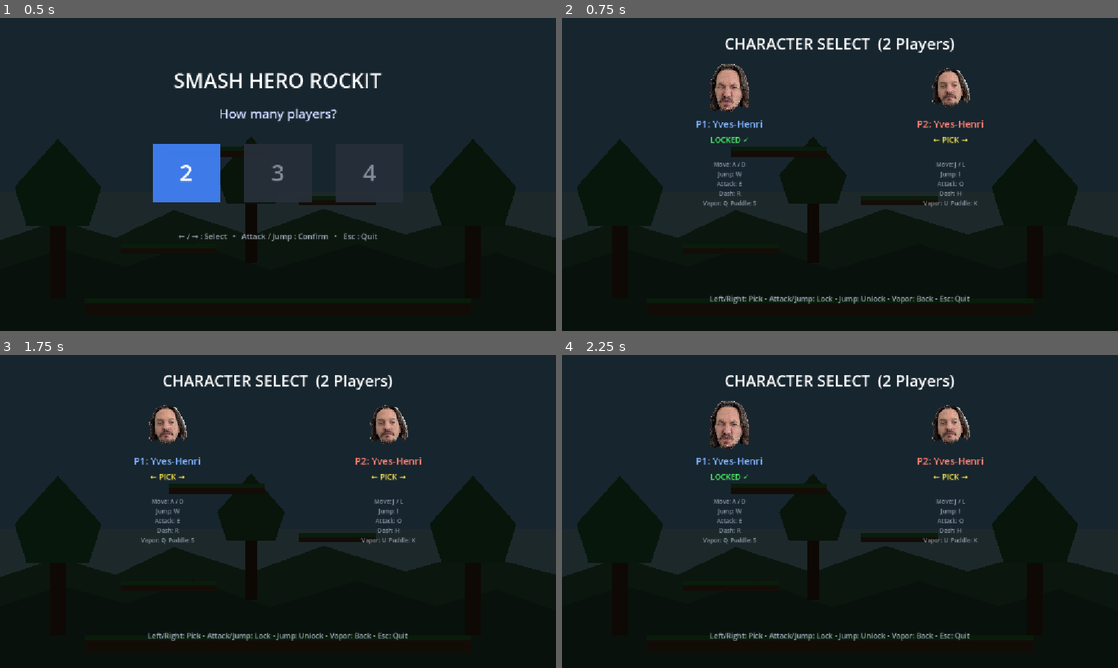
Above: before the commit, frames 1-4 (two rows, left to right).
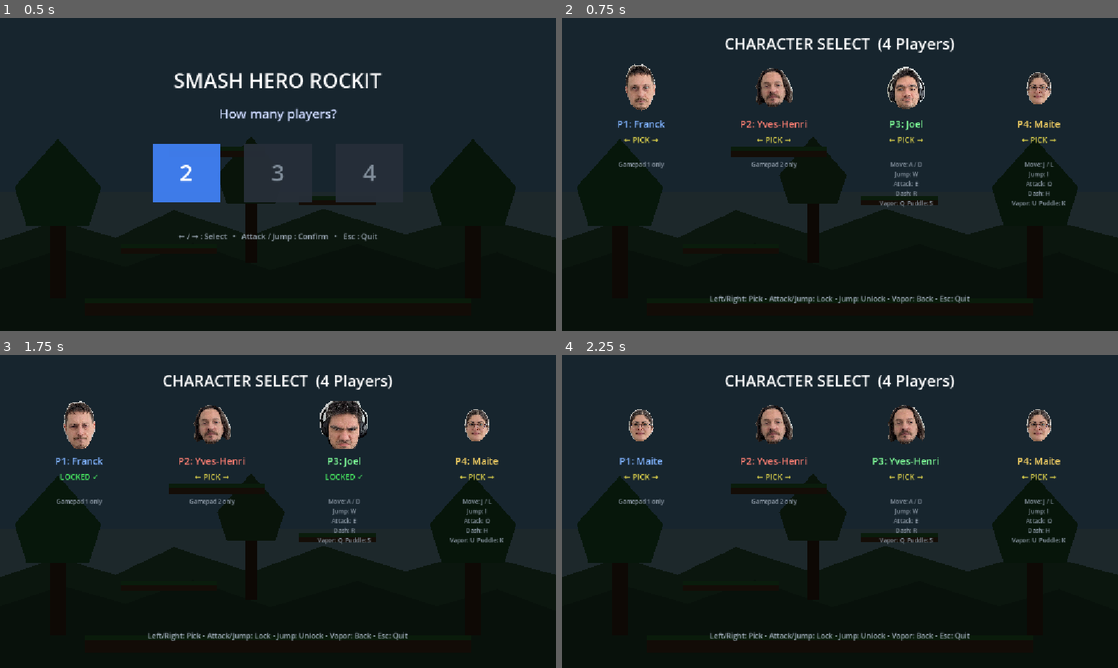
Above: after the commit, the same moments.

Repository: yhovart/smash-hero-rockit
Game: Godot game, scene res://main.tscn
Two runs of this game, one before a commit and one after it. Both use one fixed random seed, a clock stepped at 60 frames per second and the inputs below.
Inputs:
- Up to frame 1 (0.5 s): no input
- Up to frame 2 (0.75 s): tap Enter at 0.5 s; hold D (p1_right) from 0.53 s (still down); tap E (p1_attack) at 0.6 s
- Up to frame 3 (1.75 s): keep holding D (p1_right); tap W (p1_jump) at 0.77, 1.07, 1.52 s; tap R (p1_dash) at 0.8, 1.35 s; tap S (p1_puddle) at 1.55 s
- Up to frame 4 (2.25 s): tap W (p1_jump) at 1.82 s; release D (p1_right) at 2.03 s; hold A (p1_left) from 2.03 s (still down); tap S (p1_puddle) at 2.1 s

Frame 1 is identical in both runs. In frame 2, 5.9% of the frame differs, in the area x 10-91%, y 6-61%; in frame 3, 6.0%; in frame 4, 5.6%.

Commit message:
stage fixes

Diff:
--- a/main.gd
+++ b/main.gd
@@ -48,6 +48,9 @@
 	Color(0.62, 0.50, 0.34, 1),
 	Color(0.50, 0.20, 0.05, 1),
 ]
+const ARENA_FLOOR_HALF_WIDTHS: Array[float] = [400.0, 350.0, 300.0]
+const FLOOR_CENTER_X := 576.0
+const FLOOR_Y := 600.0
 const RESULT_MIN_DISPLAY := 2.0
 const PLAYER_MAX_STOCKS := 3
 const SFX_CHEVRE_PATH := "res://assets/sounds/chevre.mp3"
@@ -55,11 +58,7 @@
 const SFX_FINISH_HIM_PATH := "res://assets/sounds/finish-him.mp3"
 const SFX_VICTORY_PATH := "res://assets/sounds/victoryff.swf.mp3"
 const SFX_JUMP_PATH := "res://assets/sounds/jump.mp3"
-const SPAWN_POSITIONS: Dictionary = {
-	2: [Vector2(300, 500), Vector2(850, 500)],
-	3: [Vector2(200, 500), Vector2(576, 500), Vector2(950, 500)],
-	4: [Vector2(150, 500), Vector2(434, 500), Vector2(718, 500), Vector2(1000, 500)],
-}
+const SPAWN_Y := 500.0
 const VIEWPORT_W := 1152.0
 const VIEWPORT_H := 648.0
 const P1_ACTIONS: Array[String] = ["p1_left", "p1_right", "p1_jump", "p1_attack", "p1_vapor", "p1_puddle", "p1_dash"]
@@ -68,11 +67,15 @@
 const P4_ACTIONS: Array[String] = ["p4_left", "p4_right", "p4_jump", "p4_attack", "p4_vapor", "p4_puddle", "p4_dash"]
 const ALL_ACTION_SETS: Array = [P1_ACTIONS, P2_ACTIONS, P3_ACTIONS, P4_ACTIONS]
 
-const PLAYER_CONTROLS_TEXT: Array[String] = [
+const CONTROLS_2P: Array[String] = [
 	"Move: A / D\nJump: W\nAttack: E\nDash: R\nVapor: Q  Puddle: S",
 	"Move: J / L\nJump: I\nAttack: O\nDash: H\nVapor: U  Puddle: K",
-	"Move: Num4 / Num6\nJump: Num8\nAttack: Num5\nDash: Num9\nVapor: Num7  Puddle: Num2",
-	"Gamepad only\n(Device 4)",
+]
+const CONTROLS_MULTI: Array[String] = [
+	"Gamepad 1 only",
+	"Gamepad 2 only",
+	"Move: A / D\nJump: W\nAttack: E\nDash: R\nVapor: Q  Puddle: S",
+	"Move: J / L\nJump: I\nAttack: O\nDash: H\nVapor: U  Puddle: K",
 ]
 
 # ─── Enums / State ─────────────────────────────────────────────────────────────
@@ -116,6 +119,8 @@
 @onready var platform_1_visual: ColorRect = $Platform1/ColorRect
 @onready var platform_2_visual: ColorRect = $Platform2/ColorRect
 @onready var platform_3_visual: ColorRect = $Platform3/ColorRect
+@onready var floor_body: StaticBody2D = $Floor
+@onready var floor_shape: CollisionShape2D = $Floor/CollisionShape2D
 @onready var floor_visual: ColorRect = $Floor/ColorRect
 @onready var floor_moss: ColorRect = $Floor/Moss
 @onready var platform_1_moss: ColorRect = $Platform1/Moss
@@ -231,20 +236,21 @@
 			var action_name := "%s_%s" % [prefix, suffix]
 			if not InputMap.has_action(action_name):
 				InputMap.add_action(action_name, 0.2)
-	# P3 keyboard: numpad
-	_bind_key_to_action("p3_left", KEY_KP_4)
-	_bind_key_to_action("p3_right", KEY_KP_6)
-	_bind_key_to_action("p3_jump", KEY_KP_8)
-	_bind_key_to_action("p3_attack", KEY_KP_5)
-	_bind_key_to_action("p3_vapor", KEY_KP_7)
-	_bind_key_to_action("p3_puddle", KEY_KP_2)
-	_bind_key_to_action("p3_dash", KEY_KP_9)
-	# P4: no keyboard by default (gamepad only)
+	# P3 starts with P1's default keys (A/D/W/E/Q/S/R)
+	var p1_keys := P1_DEFAULT_KEYS.values()
+	var p3_actions_list := P3_ACTIONS
+	for i in p3_actions_list.size():
+		_bind_key_to_action(p3_actions_list[i], p1_keys[i])
+	# P4 starts with P2's default keys (J/L/I/O/U/K/H)
+	var p2_keys := P2_DEFAULT_KEYS.values()
+	var p4_actions_list := P4_ACTIONS
+	for i in p4_actions_list.size():
+		_bind_key_to_action(p4_actions_list[i], p2_keys[i])
 
 
 func _bind_key_to_action(action: String, keycode: Key) -> void:
 	var ev := InputEventKey.new()
-	ev.keycode = keycode
+	ev.physical_keycode = keycode
 	InputMap.action_add_event(action, ev)
 
 
@@ -492,7 +498,10 @@
 			_char_status_labels[i].add_theme_color_override("font_color", Color(0.9, 0.85, 0.3))
 
 		_char_face_rects[i].texture = _get_menu_character_texture(idx, "attack" if char_locked[i] else "face")
-		_char_control_labels[i].text = PLAYER_CONTROLS_TEXT[i]
+		if num_players <= 2:
+			_char_control_labels[i].text = CONTROLS_2P[i] if i < CONTROLS_2P.size() else ""
+		else:
+			_char_control_labels[i].text = CONTROLS_MULTI[i] if i < CONTROLS_MULTI.size() else ""
 
 	_char_hint.text = "Left/Right: Pick • Attack/Jump: Lock • Jump: Unlock • Vapor: Back • Esc: Quit"
 
@@ -664,11 +673,12 @@
 		plat.color = ARENA_PLAT_COLORS[arena_idx]
 		_arena_layer.add_child(plat)
 
-	# Floor
+	# Floor (per-arena width)
+	var fhw: float = ARENA_FLOOR_HALF_WIDTHS[arena_idx]
 	var floor_rect := ColorRect.new()
-	floor_rect.offset_left = cx + (576 - 400) * scale_x
+	floor_rect.offset_left = cx + (FLOOR_CENTER_X - fhw) * scale_x
 	floor_rect.offset_top = cy + 584.0 * scale_y
-	floor_rect.offset_right = cx + (576 + 400) * scale_x
+	floor_rect.offset_right = cx + (FLOOR_CENTER_X + fhw) * scale_x
 	floor_rect.offset_bottom = cy + 616.0 * scale_y
 	floor_rect.color = ARENA_FLOOR_COLORS[arena_idx]
 	_arena_layer.add_child(floor_rect)
@@ -756,6 +766,7 @@
 	menu_phase = MenuPhase.NONE
 	hud.visible = true
 	hud.configure_for_players(num_players)
+	_apply_keyboard_layout_for_player_count()
 
 	# Reset stocks tracking
 	for i in 4:
@@ -763,7 +774,7 @@
 		eliminated_players[i] = false
 
 	# Set spawn positions
-	var spawns: Array = SPAWN_POSITIONS[num_players]
+	var spawns := _compute_spawn_positions(num_players, selected_arena_index)
 	for i in num_players:
 		all_players[i].spawn_position = spawns[i]
 
@@ -935,6 +946,7 @@
 	end_screen.visible = false
 	_set_gameplay_enabled(false)
 	hud.visible = false
+	_restore_default_keyboard_layout()
 	_show_phase(MenuPhase.PLAYER_COUNT)
 
 
@@ -978,6 +990,7 @@
 	_set_platform_enabled(platform_2, platform_2_shape, platform_2_visual, true)
 	_set_platform_enabled(platform_3, platform_3_shape, platform_3_visual, true)
 
+	_resize_floor(ARENA_FLOOR_HALF_WIDTHS[arena_index])
 	_swap_background(arena_index)
 	_apply_arena_colors(arena_index)
 
@@ -1022,6 +1035,33 @@
 	platform_3_moss.color = plat_m
 
 
+func _compute_spawn_positions(player_count: int, arena_index: int) -> Array[Vector2]:
+	var hw: float = ARENA_FLOOR_HALF_WIDTHS[arena_index]
+	var margin := 60.0
+	var left_x := FLOOR_CENTER_X - hw + margin
+	var right_x := FLOOR_CENTER_X + hw - margin
+	var positions: Array[Vector2] = []
+	if player_count == 1:
+		positions.append(Vector2(FLOOR_CENTER_X, SPAWN_Y))
+	elif player_count == 2:
+		positions.append(Vector2(left_x, SPAWN_Y))
+		positions.append(Vector2(right_x, SPAWN_Y))
+	else:
+		for i in player_count:
+			var t := float(i) / float(player_count - 1)
+			positions.append(Vector2(lerpf(left_x, right_x, t), SPAWN_Y))
+	return positions
+
+
+func _resize_floor(half_width: float) -> void:
+	var shape_res := floor_shape.shape as RectangleShape2D
+	shape_res.size = Vector2(half_width * 2.0, 32.0)
+	floor_visual.offset_left = -half_width
+	floor_visual.offset_right = half_width
+	floor_moss.offset_left = -half_width
+	floor_moss.offset_right = half_width
+
+
 func _set_platform_enabled(platform_node: Node2D, platform_shape: CollisionShape2D, platform_visual: CanvasItem, enabled: bool) -> void:
 	platform_node.visible = enabled
 	platform_shape.disabled = not enabled
@@ -1098,17 +1138,15 @@
 		names.append("%d:%s" % [joy_id, Input.get_joy_name(joy_id)])
 	print("Connected joypads -> ", ", ".join(names))
 
-	var action_sets: Array = [P1_ACTIONS, P2_ACTIONS, P3_ACTIONS, P4_ACTIONS]
-	for p_idx in connected.size():
-		if p_idx >= 4:
-			break
-		var device: int = connected[p_idx]
-		_force_joypad_bindings(action_sets[p_idx], device)
-		print("Mapped P%d to device %d" % [p_idx + 1, device])
-
-	# Strip joypad events from unmapped player sets
-	for p_idx in range(connected.size(), 4):
-		_strip_joypad_events(action_sets[p_idx])
+	if connected.size() >= 1:
+		_force_joypad_bindings(P1_ACTIONS, connected[0])
+		print("Mapped P1 gamepad to device %d" % connected[0])
+	if connected.size() >= 2:
+		_force_joypad_bindings(P2_ACTIONS, connected[1])
+		print("Mapped P2 gamepad to device %d" % connected[1])
+
+	_strip_joypad_events(P3_ACTIONS)
+	_strip_joypad_events(P4_ACTIONS)
 
 
 func _print_snap_joystick_hint() -> void:
@@ -1175,13 +1213,72 @@
 				InputMap.action_add_event(action, event)
 
 
+const P1_DEFAULT_KEYS: Dictionary = {
+	"p1_left": KEY_A, "p1_right": KEY_D, "p1_jump": KEY_W,
+	"p1_attack": KEY_E, "p1_vapor": KEY_Q, "p1_puddle": KEY_S, "p1_dash": KEY_R,
+}
+const P2_DEFAULT_KEYS: Dictionary = {
+	"p2_left": KEY_J, "p2_right": KEY_L, "p2_jump": KEY_I,
+	"p2_attack": KEY_O, "p2_vapor": KEY_U, "p2_puddle": KEY_K, "p2_dash": KEY_H,
+}
+const P1_DUMMY_KEYS: Dictionary = {
+	"p1_left": KEY_F1, "p1_right": KEY_F2, "p1_jump": KEY_F3,
+	"p1_attack": KEY_F4, "p1_vapor": KEY_F5, "p1_puddle": KEY_F6, "p1_dash": KEY_PAUSE,
+}
+const P2_DUMMY_KEYS: Dictionary = {
+	"p2_left": KEY_F7, "p2_right": KEY_F8, "p2_jump": KEY_F9,
+	"p2_attack": KEY_F10, "p2_vapor": KEY_F11, "p2_puddle": KEY_F12, "p2_dash": KEY_PRINT,
+}
+
+func _apply_keyboard_layout_for_player_count() -> void:
+	if num_players <= 2:
+		return
+	# P3 gets P1's default keyboard keys
+	_replace_keyboard_events(P3_ACTIONS, P1_DEFAULT_KEYS.values())
+	# P4 gets P2's default keyboard keys
+	_replace_keyboard_events(P4_ACTIONS, P2_DEFAULT_KEYS.values())
+	# P1 gets dummy keys (gamepad only in practice)
+	_replace_keyboard_events(P1_ACTIONS, P1_DUMMY_KEYS.values())
+	# P2 gets dummy keys (gamepad only in practice)
+	_replace_keyboard_events(P2_ACTIONS, P2_DUMMY_KEYS.values())
+	print("Multi-player keyboard layout applied: P3=WASD/QES, P4=IJKL/UOK, P1/P2=gamepad only")
+
+
+func _restore_default_keyboard_layout() -> void:
+	_replace_keyboard_events(P1_ACTIONS, P1_DEFAULT_KEYS.values())
+	_replace_keyboard_events(P2_ACTIONS, P2_DEFAULT_KEYS.values())
+	# Strip keyboard from P3/P4 and re-register their original keys
+	_strip_keyboard_events(P3_ACTIONS)
+	_strip_keyboard_events(P4_ACTIONS)
+	_register_extra_actions()
+	print("Default keyboard layout restored")
+
+
+func _replace_keyboard_events(actions: Array[String], keys: Array) -> void:
+	for i in actions.size():
+		var action: String = actions[i]
+		var events := InputMap.action_get_events(action)
+		InputMap.action_erase_events(action)
+		for event in events:
+			if not (event is InputEventKey):
+				InputMap.action_add_event(action, event)
+		var ev := InputEventKey.new()
+		ev.physical_keycode = keys[i]
+		InputMap.action_add_event(action, ev)
+
+
+func _strip_keyboard_events(actions: Array[String]) -> void:
+	for action in actions:
+		if not InputMap.has_action(action):
+			continue
+		var events := InputMap.action_get_events(action)
+		InputMap.action_erase_events(action)
+		for event in events:
+			if not (event is InputEventKey):
+				InputMap.action_add_event(action, event)
+
+
 func _ensure_remote_fallback_bindings() -> void:
-	_bind_key_if_missing("p1_left", KEY_LEFT)
-	_bind_key_if_missing("p1_right", KEY_RIGHT)
-	_bind_key_if_missing("p1_jump", KEY_UP)
-	_bind_key_if_missing("p1_jump", KEY_SPACE)
-	_bind_key_if_missing("p1_attack", KEY_ENTER)
-	_bind_key_if_missing("p1_attack", KEY_KP_ENTER)
 	_bind_key_if_missing("p1_vapor", KEY_Q)
 	_bind_key_if_missing("p1_puddle", KEY_S)
 
Not shown, added: assets/sounds/jump.mp3.import
Not shown, added: background/beach_background.gd.uid
Not shown, added: background/cavern_background.gd.uid
